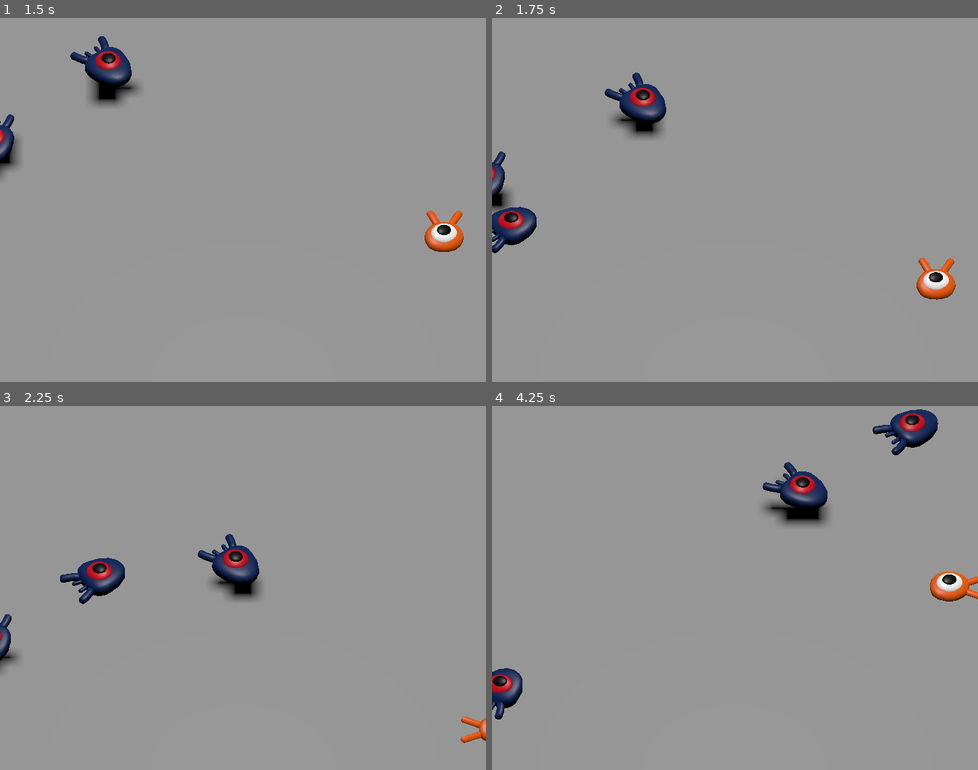
Above: before the commit, frames 1-4 (two rows, left to right).
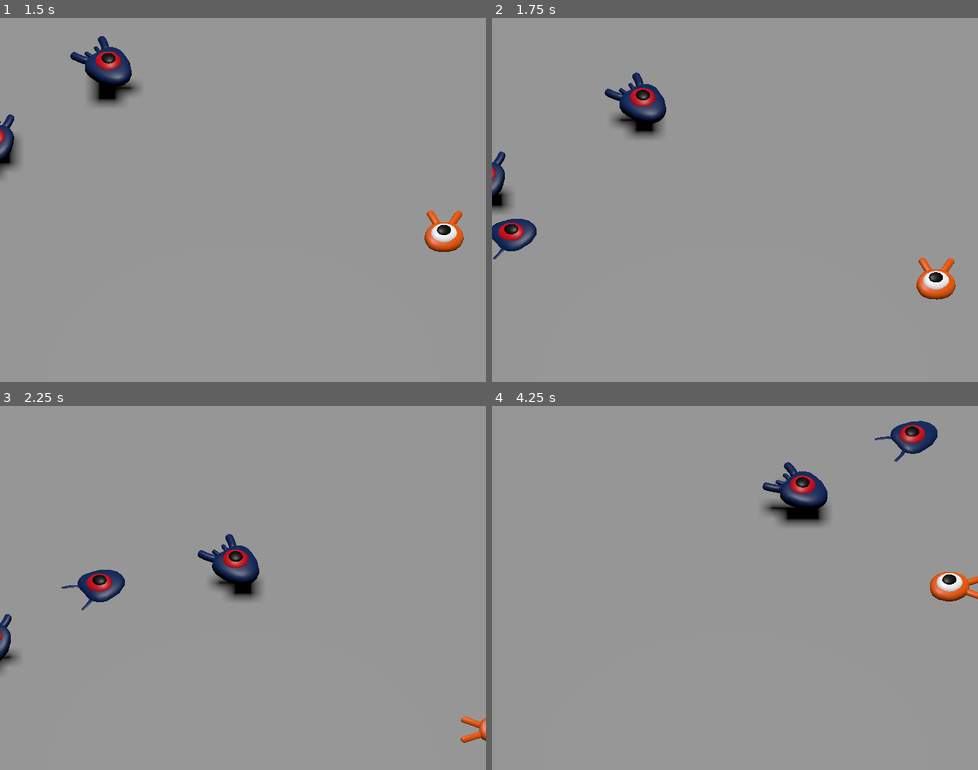
Above: after the commit, the same moments.

Repository: iidadaiti/squash-the-creeps
Game: Godot game, scene res://scenes/main.tscn
The game is run twice, just before and just after one commit, with the same random seed, the same clock (stepped at 60 frames per second) and the same inputs.
Inputs:
- Up to frame 1 (1.5 s): tap Enter at 0.5 s; hold Right (move_right) 0.53-1.28 s; hold Down (move_back) from 1.28 s (still down)
- Up to frame 2 (1.75 s): keep holding Down (move_back)
- Up to frame 3 (2.25 s): release Down (move_back) at 2.03 s; hold Right (move_right) from 2.03 s (still down)
- Up to frame 4 (4.25 s): release Right (move_right) at 2.78 s; hold Up (move_forward) 2.78-3.53 s; hold Left (move_left) from 3.53 s (still down)

Frame 1 is identical in both runs. In frame 2, 0.9% of the frame differs, in the area x 0-10%, y 51-67%; in frame 3, 1.1%; in frame 4, 1.7%, in the area x 0-92%, y 0-87%.

Commit message:
update collison group

Diff:
--- a/components/mob/mob.tscn
+++ b/components/mob/mob.tscn
@@ -7,6 +7,8 @@
 size = Vector3(1.8, 1, 2)
 
 [node name="Mob" type="CharacterBody3D"]
+collision_layer = 2
+collision_mask = 0
 script = ExtResource("1_ff50u")
 
 [node name="CollisionShape3D" type="CollisionShape3D" parent="."]
--- a/components/player/player.tscn
+++ b/components/player/player.tscn
@@ -7,6 +7,7 @@
 radius = 0.8
 
 [node name="Player" type="CharacterBody3D"]
+collision_mask = 6
 script = ExtResource("1_mnpeg")
 
 [node name="CollisionShape3D" type="CollisionShape3D" parent="."]
--- a/project.godot
+++ b/project.godot
@@ -58,6 +58,12 @@
 ]
 }
 
+[layer_names]
+
+3d_physics/layer_1="player"
+3d_physics/layer_2="enemies"
+3d_physics/layer_3="world"
+
 [rendering]
 
 quality/driver/driver_name="GLES2"
--- a/scenes/main.tscn
+++ b/scenes/main.tscn
@@ -29,6 +29,8 @@
 
 [node name="Ground" type="StaticBody3D" parent="."]
 transform = Transform3D(1, 0, 0, 0, 1, 0, 0, 0, 1, 0, -1, 0)
+collision_layer = 4
+collision_mask = 0
 
 [node name="CollisionShape3D" type="CollisionShape3D" parent="Ground"]
 shape = SubResource("BoxShape3D_jt3rp")
